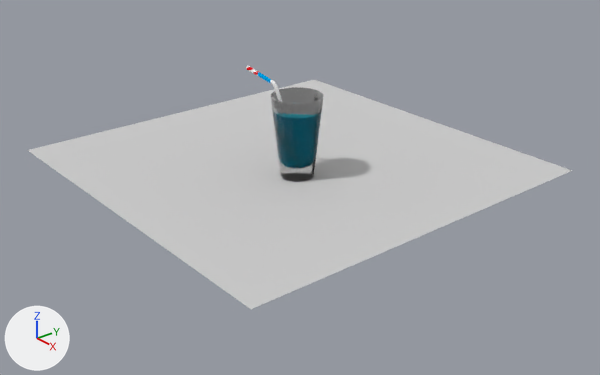
What one commit did to the Blender file 3DModels/Cibo/7. Acqua/acqua.blend.
Camera for both pictures: a 50 mm lens placed at (13.18, -11.02, 7.1), pointed at (0.57, -0.64, -0.33). Arrows for +X, +Y and +Z are at lower left; the lights stay in place.
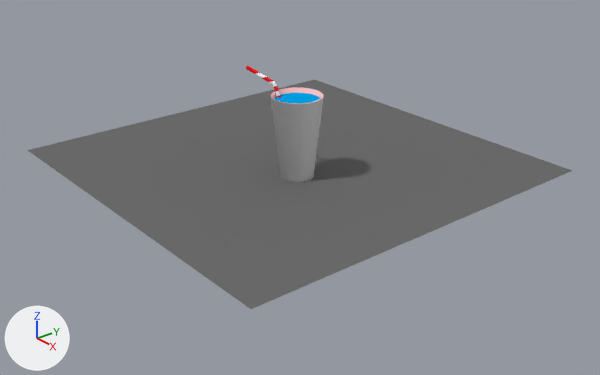
Location of each change, (x1, y1, x2, y2) in pixels of the pictures (600 x 375 px):
'Plane', recoloured: (28, 80, 572, 309) in both
'Cylinder.001', recoloured: (271, 87, 323, 182) in both
'Cylinder', recoloured, reshaped (not visible before): after (274, 93, 320, 103)
part 1 of me_cylinder_002, surface changed: before (246, 65, 282, 102); after (246, 65, 281, 98)

Diff of the bpy script that builds the scene:
```diff
--- a/3DModels/Cibo/7. Acqua/acqua.blend.py
+++ b/3DModels/Cibo/7. Acqua/acqua.blend.py
@@ mat_material_004 @@
 mat_material_004 = diffuse_material('Material.004')
-mat_material_004.base_color = (0.615, 0.615, 0.615)  # light grey #cecece
+mat_material_004.base_color = (0.152, 0.152, 0.152)  # dark grey #6d6d6d
@@ me_cylinder_002 @@
 me_cylinder_002.from_pydata(...)  # 128 vertices, 128 faces; spans x -33.7..1.0, y -1.0..1.0, z -1.0..2.2
 # used by ob_cylinder_002; location = (0.78, -0.82, 0.92); rotation_euler = (0.0, 0.0, 0.267), in degrees (0, 0, 15); scale = (0.0404, 0.0404, 0.603)
+# me_cylinder_002 part 1: texture (UV) coordinates of 128 of 128 faces, centred in x -33.6..0.9, y -1.0..1.0, z -1.0..2.2, changed; they spanned u 0.22..0.71, v -0.39..1.61 and now span u 0.12..0.24, v -0.07..1.04
 me_cylinder_002.materials.append(mat_material_005)
@@ me_cylinder_001 @@
 me_cylinder_001.from_pydata(...)  # 114 vertices, 128 faces; spans x -1.41..1.41, y -1.4..1.4, z -1.0..3.63
-me_cylinder_001.materials.append(mat_material_001)
+me_cylinder_001.materials.append(mat_material_005)  # picture img_texture_png
@@ me_cylinder @@
 me_cylinder.from_pydata(...)  # 82 vertices, 96 faces; spans x -1.24..1.24, y -1.24..1.24, z -0.27..2.79
 # used by ob_cylinder; location = (0.66, -0.79, 0.41); rotation_euler = (0.0, 0.0, 0.267), in degrees (0, 0, 15); scale = (0.384, 0.384, 0.384)
-me_cylinder.materials.append(mat_material_002)
+# me_cylinder part 2: all 17 vertices in x -1.24..1.24, y -1.24..1.24, z 2.79 are scaled about their middle by (1.04, 1.04, 1), then moved by (0.0, 0.0, 0.58)
+me_cylinder.materials.append(mat_material_005)  # picture img_texture_png
```
